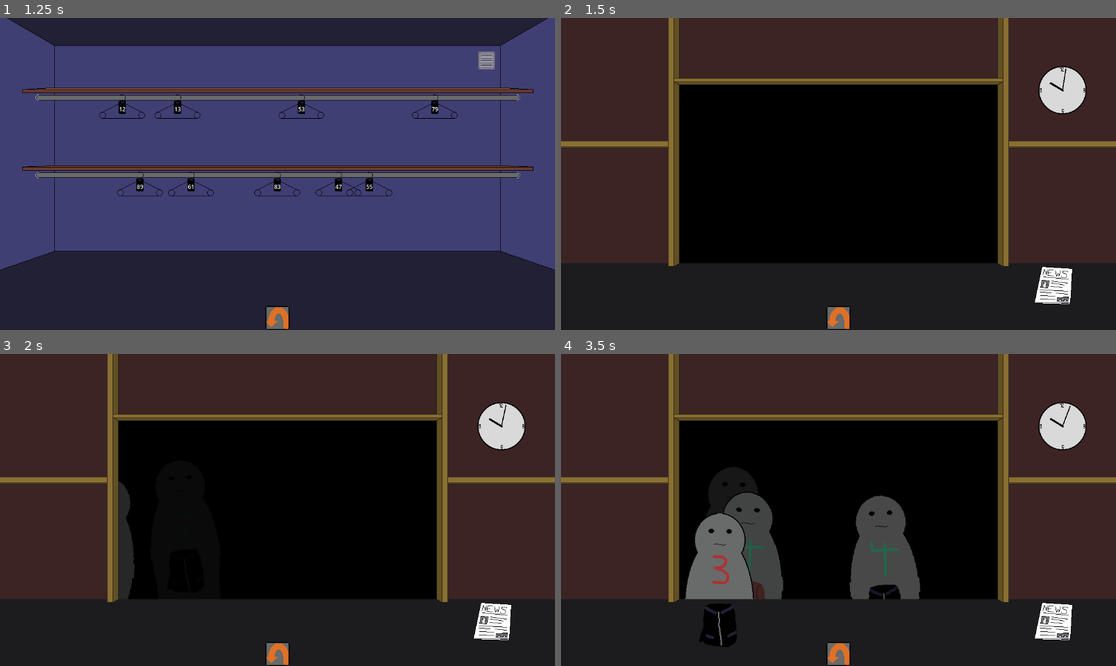
Above: before the commit, frames 1-4 (two rows, left to right).
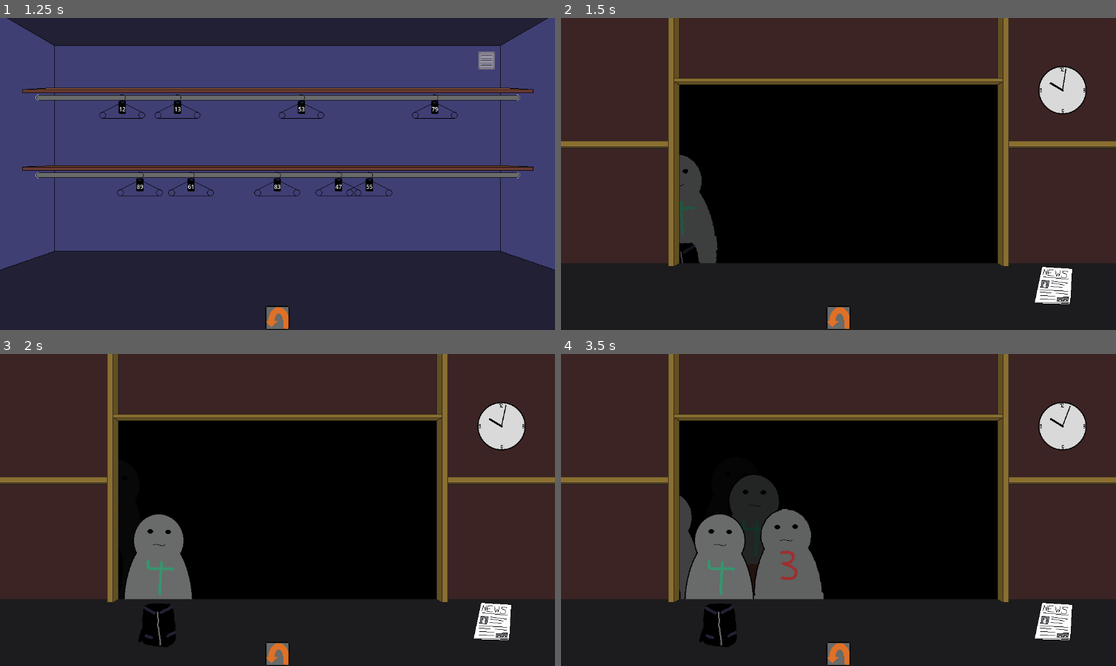
Above: after the commit, the same moments.

Repository: Reicher/cloakroom
Game: Godot game, scene res://scenes/game.tscn
Two runs of this game, one before a commit and one after it. Both use one fixed random seed, a clock stepped at 60 frames per second and the inputs below.
Inputs (mouse positions are in pixels of both pictures, inside the frame that each line leads up to):
- Up to frame 1 (1.25 s): click (277, 317) at 0.5 s
- Up to frame 2 (1.5 s): click (838, 317) at 1.25 s
- Up to frame 3 (2 s): no input
- Up to frame 4 (3.5 s): click (838, 653) at 2 s; tap Enter at 2.75 s; move the mouse to (683, 444) at 2.77 s; click (683, 444) at 2.92 s

Frame 1 is identical in both runs. In frame 2, 1.5% of the frame differs, in the area x 21-29%, y 43-79%; in frame 3, 3.8%; in frame 4, 8.0%, in the area x 21-65%, y 38-79%.

Commit message:
still loads of bugs
will continue to fix guest since its impossible to debug before cleaning that up

Diff:
--- a/scripts/guest.gd
+++ b/scripts/guest.gd
@@ -48,8 +48,9 @@
 	_queue = queue
 	queue.moving.connect(find_better_spot)
 	var pos = queue.join(self)
-	print("Guest " + str(guest_id) + " Joining queue at position: " + str(pos))
-	_move_to(pos)
+	if pos: # Might already be in best spot
+		print("Guest " + str(guest_id) + " Joining queue at position: " + str(pos))
+		_move_to(pos)
 	_set_state(State.IN_LINE)
 
 func leave_queue():
--- a/scripts/queue.gd
+++ b/scripts/queue.gd
@@ -1,31 +1,27 @@
 extends Node2D
-
-# This file is a mess, hopefully I will never have to revisit it
 
 signal moving
 
-@export var max_spots_per_row = 4
-@export var row_spacing = 25 # Vertical spacing between rows
+@export var counter_spots = 4
+@export var row_spacing = 25
 @export var total_rows = 5
 
-# 2D array of rows, each containing spots with position and guest info
 var rows: Array = []
 
 func _ready() -> void:
 	_initialize_rows()
 
-# Sets up the queue with alternating rows of spots
 func _initialize_rows() -> void:
 	var window_size = $Window.size
 	var start_pos = $Window.position + Vector2(0, window_size.y)
 	var end_pos = $Window.position + Vector2(window_size.x, window_size.y)
 
 	for row_index in range(total_rows):
-		var spots_in_row = max_spots_per_row + (row_index % 2) # Add 1 for odd rows
-		var spot_spacing = (end_pos.x - start_pos.x) / (spots_in_row - 1 if row_index % 2 != 0 else spots_in_row)
+		var spots_in_row = counter_spots + (row_index % 2)
+		var spot_spacing = (end_pos.x - start_pos.x) / (spots_in_row if row_index % 2 == 0 else spots_in_row - 1)
 		var row_start = start_pos + Vector2((spot_spacing / 2 if row_index % 2 == 0 else 0), row_index * -row_spacing)
+		var row = []
 
-		var row: Array = []
 		for column_index in range(spots_in_row):
 			row.append({
 				"row": row_index,
@@ -33,30 +29,25 @@
 				"guest": null,
 				"position": row_start + Vector2(column_index * spot_spacing, 0)
 			})
-		print(row)
 		rows.append(row)
 
-# Updates the modulate property of the guest based on its Y position
 func _update_guest_modulate(guest: Node2D) -> void:
 	var max_y = $Window.position.y + $Window.size.y
 	var min_y = max_y - (total_rows * row_spacing)
 	var fade_factor = clamp((guest.position.y - min_y) / (max_y - min_y), 0.0, 1.0)
-	guest.modulate = Color(fade_factor, fade_factor, fade_factor, 1.0) # Fade to black
+	guest.modulate = Color(fade_factor, fade_factor, fade_factor, 1.0)
 
-func join(guest: Node2D) -> Vector2:
+func join(guest: Node2D):
 	if not guest.is_ancestor_of(self):
 		add_child(guest)
 	return get_best_spot(guest)
 
-# Handles a guest leaving their spot
 func leave(guest: Node2D) -> void:
-	var vacated_spot = _find_guest_spot(guest)
-	vacated_spot["guest"] = null
+	_find_guest_spot(guest)["guest"] = null
 	moving.emit()
 
 func at_counter(guest: Node2D) -> bool:
-	var spot = _find_guest_spot(guest)
-	return spot && spot["row"] == 0
+	return _find_guest_spot(guest).get("row", -1) == 0
 
 func _process(delta: float) -> void:
 	for row in rows:
@@ -75,32 +66,17 @@
 			current_spot["guest"] = null
 			better_spot["guest"] = guest
 			return better_spot["position"]
-		else:
-			return null
+		return null
 
-	# Search for the first available spot in the queue
-	var best_spots: Array = []
 	for row in rows:
 		for spot in row:
-			if spot["guest"] == null:  # Only collect free spots
-				best_spots.append(spot)
-		if best_spots.size() > 0:
-			break  # Stop at the first non-empty row
+			if not spot["guest"]:
+				spot["guest"] = guest
+				return spot["position"]
 
-	# Ensure we have a valid spot before assigning
-	if best_spots.size() == 0:
-		push_error("No available spot found for guest!")
-		return null
+	push_error("No available spot found for guest!")
+	return null
 
-	var slot_given = best_spots.pick_random()
-	if slot_given == null:
-		push_error("Unexpected null slot selection!")
-		return null
-
-	slot_given["guest"] = guest
-	return slot_given["position"]
-
-# Finds the spot where a specific guest is located
 func _find_guest_spot(guest: Node2D) -> Dictionary:
 	for row in rows:
 		for spot in row:
@@ -109,30 +85,13 @@
 	return {}
 
 func _get_free_spot_below(row_index: int, column_index: int) -> Dictionary:
-	print("check free spot below row/col: " + str(row_index) + "/" + str(column_index))
-	# If there's no row below, return an empty dictionary (no spot available)
 	if row_index - 1 < 0:
 		return {}
 
-	var below_row = rows[row_index - 1]  # Get the row below
-	var free_spots = []
-
-	# Determine the range of potential spots below, based on row alignment
-	var potential_indices = []
-	if row_index % 2 == 0: # Even row
-		potential_indices = [column_index, column_index + 1]
-	else: # Odd row
-		potential_indices = [column_index, column_index - 1]
-
-	print("potential_indices: " + str(potential_indices))
+	var below_row = rows[row_index - 1]
+	var potential_indices = [column_index, column_index + 1] if row_index % 2 == 0 else [column_index, column_index - 1]
 
 	for index in potential_indices:
-		# Ensure the index is within bounds
-		if index >= 0 and index < len(below_row):
-			var spot = below_row[index]
-			# Check if the spot is free (no guest assigned)
-			if not spot["guest"]:
-				free_spots.append(spot)
-
-	# Return the first available spot if there is one, otherwise return an empty dictionary
-	return free_spots.pick_random() if free_spots.size() > 0 else {}
+		if index >= 0 and index < len(below_row) and not below_row[index]["guest"]:
+			return below_row[index]
+	return {}
